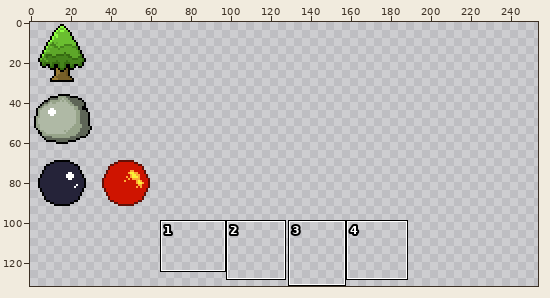
File history of a sprite sheet, www/assets/sprites/ruzzle_objects.png. Above, an overview of the earlier version with the close-up marked.
Close-up. Earlier state:
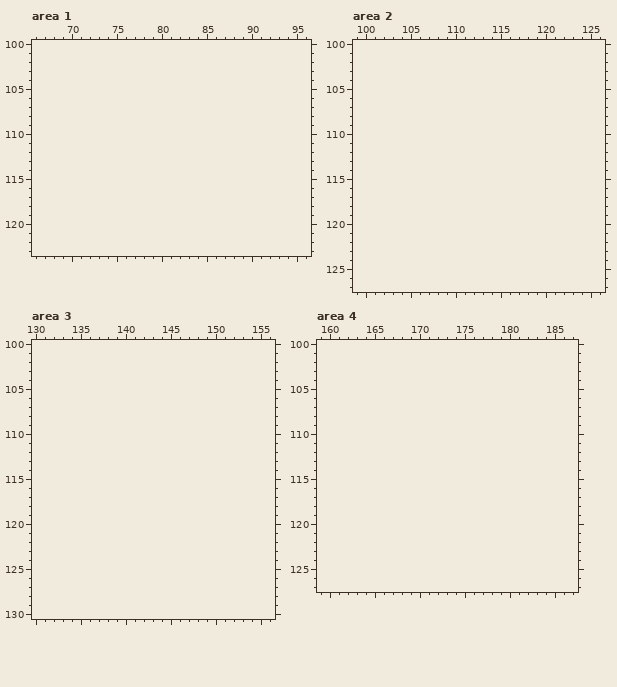
The file is 64x128 pixels. Shown: area 1: x 66..96, y 100..123; area 2: x 99..126, y 100..127; area 3: x 130..156, y 100..130; area 4: x 159..187, y 100..127. The old version is drawn lined up with the new one, on the new canvas. The wide view leaves out empty margins. The commit also changed other parts of the picture, which this record leaves out.
New version:
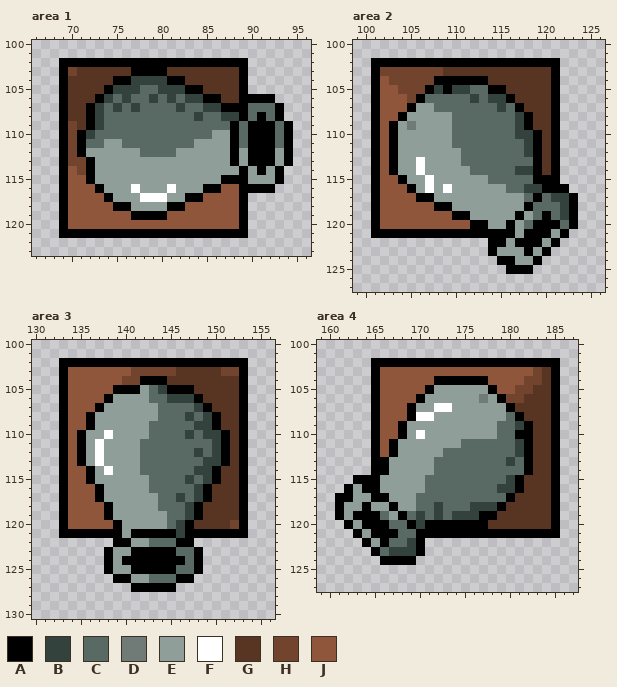
Palette (. is transparent): A #000000  B #34423e  C #596a65  D #707b78  E #909e9a  F #ffffff  G #583423  H #72442e  J #8f563b
Changes in this commit:
canvas 64x128 -> 256x256
Changed rows in their new state; - is an unchanged pixel.
Area 1:
first column x 69:
102 AAAAAAAAAAAAAAAAAAAAA-----
103 AHGGGGGGAAAAGGGGGGGGA-----
104 AGGGGGAABBBBAAGGGGGGA-----
105 AGGGGABBBCCBBBAAGGGGA-----
106 AGGGABCBCCBCBCBBAAGGAAAA--
107 AGGABCBCBCCCCBCCBBAAACCCA-
108 AGGABCCCCCCCCCCBCCBBACACA-
109 AHGABCCCCCCCCCCCCCCACAAACA
110 AHABCCCCCCCCCCCCCEEACAAACA
111 AHACCEECCCCCCCCEEEEACAAACA
112 AHAEEEEEECCCCEEEEEEAEAAAEA
113 AHHAEEEEEEEEEEEEEEEAEAAAEA
114 AJHAEEEEEEEEEEEEEEEEAEAEA-
115 AJJAEEEEEEEEEEEEEEAAAEEEA-
116 AJJJAEEEFEEEFEEEAAJJAAAA--
117 AJJJJAEEEFFFEEAAJJJJA-----
118 AJJJJJAAEEEEAAJJJJJJA-----
119 AJJJJJJJAAAAJJJJJJJJA-----
120 AJJJJJJJJJJJJJJJJJJJA-----
121 AAAAAAAAAAAAAAAAAAAAA-----
Area 2:
first column x 101:
102 AAAAAAAAAAAAAAAAAAAAA--
103 AHHHHHHHGGGGGGGGGGGGA--
104 AJHHHHHAAAAAAGGGGGGGA--
105 AJJHHHABABBCCAAGGGGGA--
106 AJJJHACCCCCBCBBAGGGGA--
107 AJJJAEECCCCCCCBCAGGGA--
108 AJJAEEEEECCCCCCCBAGGA--
109 AJAEDEEEECCCCCCCBAGGA--
110 AJAEEEEEECCCCCCCBBAGA--
111 AJAEEEEEECCCCCCCCBAGA--
112 AJAEEEEEEECCCCCCCBAGA--
113 AJAEEFEEEECCCCCCCCAGA--
114 AJAEEFEEEEECCCCCBBAGA--
115 AJJAEEFEEEEEECCCCCAAA--
116 AJJJAEFEFEEEEEECCBBAAA-
117 AJJJJAAEEEEEEEEEECACBBA
118 AJJJJJJAAEEEEEEEEACCCBA
119 AJJJJJJJJAAEEEEEAECACBA
120 AJJJJJJJJJJAAEEAECAAACA
121 AAAAAAAAAAAAAAAAEAAAEA-
122 -------------AAEAAAEA--
123 -------------AEEEAEA---
124 --------------AAEEA----
125 ---------------AAA-----
Area 3:
first column x 133:
102 AAAAAAAAAAAAAAAAAAAAA
103 AJJJJJJJHHHHHGGGGGHHA
104 AJJJJJJHHAAAGGGGGGGGA
105 AJJJJJAAAECBAAAGGGGGA
106 AJJJJAEEEECCBBBAGGGGA
107 AJJJAEEEEEECCCCBAGGGA
108 AJJAEEEEEEECCCBCBAGGA
109 AJJAEEEEEECCCCCBBAGGA
110 AJAEEFEEEECCCCBCBBAGA
111 AJAEFEEEECCCCCCCCBAGA
112 AJAEFEEEECCCCCCBCBAGA
113 AJAEFEEEECCCCCCCBBAGA
114 AJJAEFEEECCCCCCBBAGGA
115 AJJAEEEEEECCCCBCBAGGA
116 AJJJAEEEEECCCCCBAGGGA
117 AJJJAEEEEEECCBCBAGGGA
118 AJJJJAEEEEECCCBAGGGGA
119 AJJJJAEEEEEECCBAGGGGA
120 AJJJJJAEEEEECBAGGGGHA
121 AAAAAAAEAAAAABAAAAAAA
122 ------AAEECCCAA------
123 -----AEEAAAAACCA-----
124 -----AEAAAAAAACA-----
125 -----AEEAAAAACCA-----
126 ------AAEECCCAA------
127 --------AAAAA--------
Area 4:
first column x 161:
102 ----AAAAAAAAAAAAAAAAAAAAA
103 ----AJJJJJJJJJJJJJJJJJHGA
104 ----AJJJJJJAAAAAAJJJJHHGA
105 ----AJJJJJAEEEEEEAJJHHGGA
106 ----AJJJJAEEEEEEDEAHHGGGA
107 ----AJJJAEEFFEEEEEEAGGGGA
108 ----AJJJAFFEEEEEEEECAGGGA
109 ----AJJAEEEEEEEEEECCBAGGA
110 ----AJJAEFEEEEEEEECCAAGGA
111 ----AJAEEEEEEECCCCCCBAGGA
112 ----AJAEEEEECCCCCCCCBAGGA
113 ----AAEEEEECCCCCCCCBCAGGA
114 ----AAEEEEECCCCCCCCCCAGGA
115 --AAAEEEEECCCCCCCCCBAGGGA
116 -AEAAEEEEECCCCCCCCBBAGGGA
117 AAEEAAEEECCCCCCCCCCAGGGGA
118 AEEAEEAEECCBCCCBBBAGGGGGA
119 AEAAACEACBCBCBBBAAGGGGGGA
120 -AEAAACCABAAAAAAAGGGGGGGA
121 --AEAAACCAAAAAAAAAAAAAAAA
122 ---AEACCBA---------------
123 ----ACBBBA---------------
124 -----AAAA----------------
